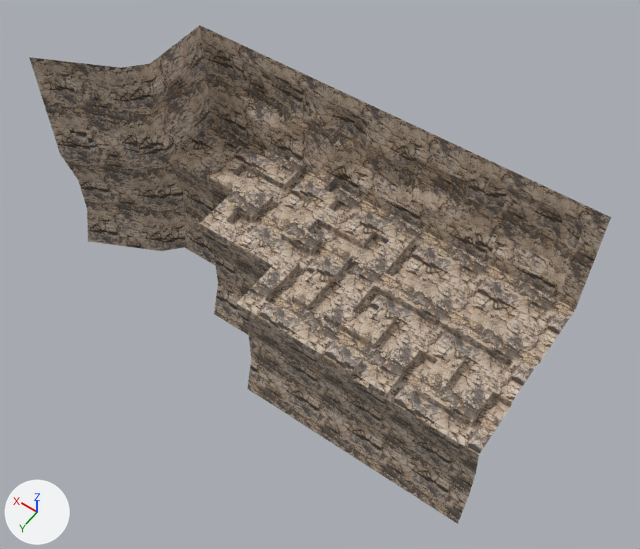
The FBX model Assets/models/maps/e1m3.fbx as it was, and as the next commit left it.
Both versions are drawn from a 50 mm camera at (-0.556, 0.562, 0.734) aimed at (-0.209, 0.076, -0.03). Arrows for +X, +Y and +Z are at lower left; the lights stay in place. Objects named as collision shapes, trigger or cutter boxes, shadow casters or lower levels of detail are left out. Where no turn or scale is listed for an object, it has been applied to the vertices. Vertices at the same position are counted once.

The older version as bpy lines, for what is in view:
```python
me_e1m3 = bpy.data.meshes.new('e1m3')
me_e1m3.from_pydata(...)  # 749 vertices, 696 faces; spans x -0.46..0.13, y -0.03..0.18, z -0.159..0.14
me_e1m3.materials.append(mat_material__rocks1_png)  # picture img_rocks1_png
ob_e1m3 = bpy.data.objects.new('e1m3', me_e1m3)
ob_e1m3.location = (0.0, 0.0, 0.0)
```
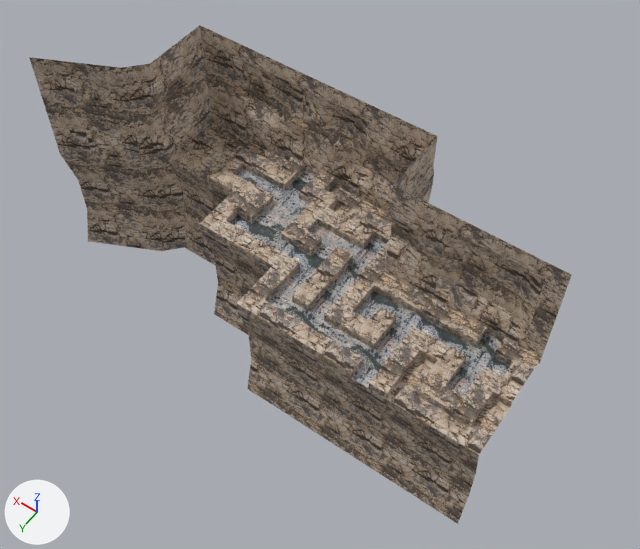
What differs and where, as boxes (x1, y1, x2, y2) in the pictures (640 x 549 px):
'e1m3', reshaped (7% narrower)
    before: (29, 25, 611, 524)
    after: (29, 25, 571, 524)
part 1 of me_e1m3, cut back
    before: (388, 180, 611, 357)
    after: (385, 224, 571, 357)
part 2 of me_e1m3, surface changed
    before: (421, 137, 585, 362)
    after: (387, 136, 566, 358)
part 3 of me_e1m3, recoloured (beige to grey)
    both: (230, 169, 510, 395)

The edits, one by one:
Picture 'rocks2.png' (img_rocks2_png) is new.
Material 'Material__rocks2_png' (mat_material__rocks2_png) is new.
Its texture is img_rocks2_png.
me_e1m3 is used by ob_e1m3; location (0.0, 0.0, 0.0).
me_e1m3 had 749 vertices, 696 faces and spanned x -0.46..0.13, y -0.03..0.18, z -0.159..0.14.
me_e1m3 now has 720 vertices, 667 faces and spans x -0.46..0.13, y -0.03..0.18, z -0.159..0.14.
Part 1, on me_e1m3:
39 vertices are removed from x -0.46..-0.3, y -0.028..0.04, z 0.0..0.14.
54 faces are deleted.
18 vertices in x -0.4..-0.298, y -0.028..-0.02, z 0.04..0.14 move by (0.02, 0.08, 0.0).
8 vertices in x -0.46..-0.32, y 0.04, z 0.0 move by (0.0, 0.02, 0.02).
7 vertices in x -0.42..-0.36, y -0.02, z 0.0..0.02 move by (0.002, 0.072, 0.081).
6 vertices in x -0.46..-0.44, y -0.02, z 0.0..0.04 move by (0.0, 0.08, 0.08).
4 vertices in x -0.42..-0.36, y 0.02, z 0.0 move by (0.002, 0.032, 0.041).
4 vertices in x -0.42..-0.36, y 0.0, z 0.0 move by (0.002, 0.052, 0.061).
13 vertices move from x -0.46..-0.316, y -0.028..0.02, z 0.0..0.101 to x -0.46..-0.298, y 0.052..0.06, z 0.04..0.12.
2 vertices are added at (-0.34, 0.06, 0.08), (-0.38, 0.06, 0.12).
8 new vertices lie (0.0, 0.0, 0.02) away from vertices in x -0.46..-0.28, y -0.028..0.06, z 0.0..0.041.
24 new faces join them, mat_material__rocks1_png (picture img_rocks1_png).
1 new face joins them, mat_material__rocks2_png (picture img_rocks2_png).
me_e1m3 part 2: 48 kept faces spanning x -0.46..-0.278, y -0.028..0.06, z 0.0..0.14 get new texture (UV) coordinates.
me_e1m3 part 3: 50 faces spanning x -0.44..-0.06, y -0.02..0.18, z 0.0 switch from mat_material__rocks1_png (picture img_rocks1_png) to mat_material__rocks2_png (picture img_rocks2_png).
